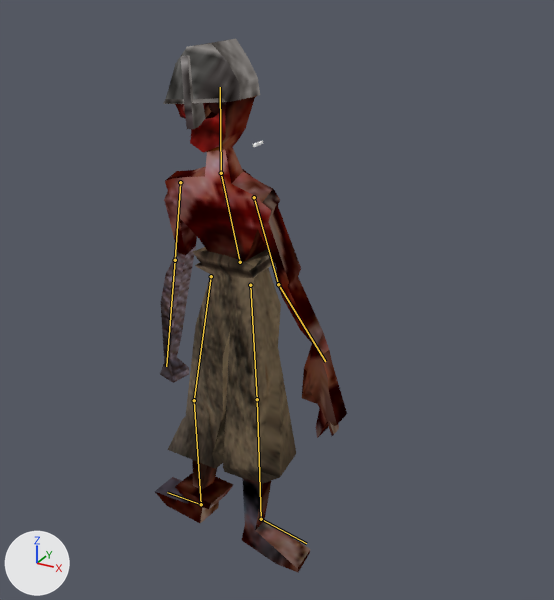
An edit to the Blender file assets/undead.blend, drawn before and after from the same camera.
Camera for both pictures: a 50 mm camera at (2.6, -4.36, 2.33) aimed at (0.03, 0.31, 0.0). The lights are fixed; the arrows at lower left show +X, +Y and +Z. The bones that bend it are drawn over the model as lines.
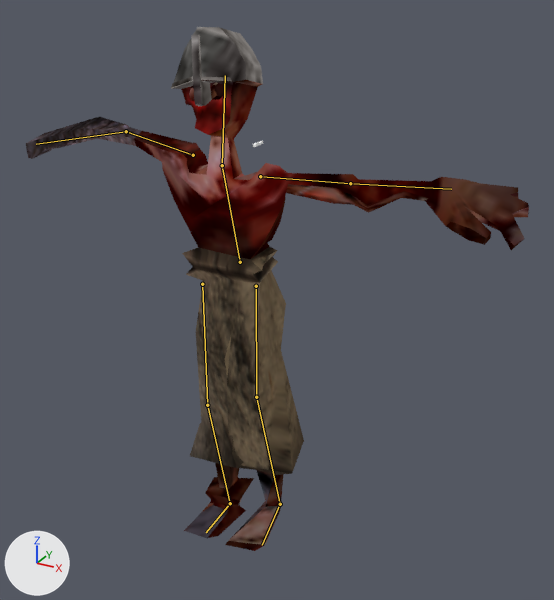
The newer file adds an action. The first version stands in its rest pose; the second is drawn at frame 0 of the action 'T-pose'.

Scene script edits in JSON lines:
```json
{"block": "bone_bone", "where": "bone_bone = bpy.data.objects['Armature'].pose.bones['Bone']"}
{"op": "set", "path": "bone_bone.rotation_quaternion", "old": "(1.0, 0.0, 0.0, 0.0)", "new": "(0.997, -0.069, 0.028, 0.034)", "note": "degrees (0, 0, 0) -> degrees (-8, 4, 4)"}
{"block": "bone_bone_001", "where": "bone_bone_001 = bpy.data.objects['Armature'].pose.bones['Bone.001']  # child of 'Bone'"}
{"op": "set", "path": "bone_bone_001.rotation_quaternion", "old": "(1.0, 0.0, 0.0, 0.0)", "new": "(0.999, -0.043, 0.01, 0.005)", "note": "degrees (0, 0, 0) -> degrees (-5, 1, 1)"}
{"block": "bone_bone_003", "where": "bone_bone_003 = bpy.data.objects['Armature'].pose.bones['Bone.003']  # child of 'Bone'"}
{"op": "set", "path": "bone_bone_003.location", "old": "(0.0, 0.0, 0.0)", "new": "(-0.006, -0.056, -0.098)"}
{"op": "set", "path": "bone_bone_003.rotation_quaternion", "old": "(1.0, 0.0, 0.0, 0.0)", "new": "(0.782, 0.081, -0.252, 0.564)", "note": "degrees (0, 0, 0) -> degrees (-10, -29, 74)"}
{"op": "set", "path": "bone_bone_003.scale", "old": "(1.0, 1.0, 1.0)", "new": "(1.03, 1.03, 1.03)"}
{"block": "bone_bone_004", "where": "bone_bone_004 = bpy.data.objects['Armature'].pose.bones['Bone.004']  # child of 'Bone.003'"}
{"op": "set", "path": "bone_bone_004.rotation_quaternion", "old": "(1.0, 0.0, 0.0, 0.0)", "new": "(0.988, 0.009, 0.035, -0.15)", "note": "degrees (0, 0, 0) -> degrees (0, 4, -17)"}
{"op": "set", "path": "bone_bone_004.scale", "old": "(1.0, 1.0, 1.0)", "new": "(1.03, 1.03, 1.03)"}
{"block": "bone_bone_005", "where": "bone_bone_005 = bpy.data.objects['Armature'].pose.bones['Bone.005']  # child of 'Bone'"}
{"op": "set", "path": "bone_bone_005.location", "old": "(0.0, 0.0, 0.0)", "new": "(0.006, -0.168, -0.132)"}
{"op": "set", "path": "bone_bone_005.rotation_quaternion", "old": "(1.0, 0.0, 0.0, 0.0)", "new": "(0.732, -0.114, 0.014, -0.672)", "note": "degrees (0, 0, 0) -> degrees (-11, -8, -84)"}
{"op": "set", "path": "bone_bone_005.scale", "old": "(1.0, 1.0, 1.0)", "new": "(1.07, 1.07, 1.07)"}
{"block": "bone_bone_006", "where": "bone_bone_006 = bpy.data.objects['Armature'].pose.bones['Bone.006']  # child of 'Bone.005'"}
{"op": "set", "path": "bone_bone_006.rotation_quaternion", "old": "(1.0, 0.0, 0.0, 0.0)", "new": "(0.999, -0.033, 0.002, -0.009)", "note": "degrees (0, 0, 0) -> degrees (-4, 0, -1)"}
{"block": "bone_bone_007", "where": "bone_bone_007 = bpy.data.objects['Armature'].pose.bones['Bone.007']  # child of 'Bone'"}
{"op": "set", "path": "bone_bone_007.location", "old": "(0.0, 0.0, 0.0)", "new": "(-0.053, 0.027, 0.013)"}
{"op": "set", "path": "bone_bone_007.rotation_quaternion", "old": "(1.0, 0.0, 0.0, 0.0)", "new": "(0.971, -0.182, -0.007, -0.157)", "note": "degrees (0, 0, 0) -> degrees (-21, -4, -18)"}
{"op": "set", "path": "bone_bone_007.scale", "old": "(1.0, 1.0, 1.0)", "new": "(1.1, 1.1, 1.1)"}
{"block": "bone_bone_008", "where": "bone_bone_008 = bpy.data.objects['Armature'].pose.bones['Bone.008']  # child of 'Bone.007'"}
{"op": "set", "path": "bone_bone_008.rotation_quaternion", "old": "(1.0, 0.0, 0.0, 0.0)", "new": "(0.992, 0.02, -0.022, 0.127)", "note": "degrees (0, 0, 0) -> degrees (2, -3, 15)"}
{"block": "bone_bone_009", "where": "bone_bone_009 = bpy.data.objects['Armature'].pose.bones['Bone.009']  # child of 'Bone.008'"}
{"op": "set", "path": "bone_bone_009.rotation_quaternion", "old": "(1.0, 0.0, 0.0, 0.0)", "new": "(0.738, 0.674, 0.007, 0.045)", "note": "degrees (0, 0, 0) -> degrees (85, -3, 4)"}
{"block": "bone_bone_010", "where": "bone_bone_010 = bpy.data.objects['Armature'].pose.bones['Bone.010']  # child of 'Bone'"}
{"op": "set", "path": "bone_bone_010.location", "old": "(0.0, 0.0, 0.0)", "new": "(0.117, 0.086, -0.088)"}
{"op": "set", "path": "bone_bone_010.rotation_quaternion", "old": "(1.0, 0.0, 0.0, 0.0)", "new": "(0.993, -0.111, -0.011, 0.029)", "note": "degrees (0, 0, 0) -> degrees (-13, -1, 3)"}
{"block": "bone_bone_011", "where": "bone_bone_011 = bpy.data.objects['Armature'].pose.bones['Bone.011']  # child of 'Bone.010'"}
{"op": "set", "path": "bone_bone_011.rotation_quaternion", "old": "(1.0, 0.0, 0.0, 0.0)", "new": "(1.0, -0.002, 0.0, -0.012)", "note": "degrees (0, 0, 0) -> degrees (0, 0, -1)"}
{"block": "bone_bone_012", "where": "bone_bone_012 = bpy.data.objects['Armature'].pose.bones['Bone.012']  # child of 'Bone.011'"}
{"op": "set", "path": "bone_bone_012.rotation_quaternion", "old": "(1.0, 0.0, 0.0, 0.0)", "new": "(0.753, 0.657, -0.028, 0.037)", "note": "degrees (0, 0, 0) -> degrees (82, -5, 1)"}
```

Location of each change, [x1, y1, x2, y2] in pixels of the pictures (554 x 600 px):
```json
{"object": "Plane", "change": "posed", "before": [154, 39, 347, 572], "after": [26, 27, 529, 551], "on screen": "160% wider"}
{"bone": "Bone", "before": "(240, 262) to (221, 173)", "after": "(240, 262) to (222, 165)"}
{"bone": "Bone.001", "before": "(221, 173) to (220, 87)", "after": "(222, 165) to (225, 75)"}
{"bone": "Bone.003", "before": "(254, 197) to (278, 284)", "after": "(260, 176) to (350, 183)"}
{"bone": "Bone.004", "before": "(278, 284) to (325, 361)", "after": "(350, 183) to (451, 189)"}
{"bone": "Bone.005", "before": "(180, 182) to (175, 260)", "after": "(193, 155) to (126, 131)"}
{"bone": "Bone.006", "before": "(175, 260) to (166, 366)", "after": "(126, 131) to (36, 144)"}
{"bone": "Bone.007", "before": "(250, 285) to (257, 399)", "after": "(256, 286) to (256, 397)"}
{"bone": "Bone.008", "before": "(257, 399) to (261, 519)", "after": "(256, 397) to (280, 504)"}
{"bone": "Bone.009", "before": "(261, 519) to (306, 543)", "after": "(280, 504) to (262, 545)"}
{"bone": "Bone.010", "before": "(211, 276) to (194, 400)", "after": "(202, 284) to (207, 405)"}
{"bone": "Bone.011", "before": "(194, 400) to (201, 504)", "after": "(207, 405) to (230, 503)"}
{"bone": "Bone.012", "before": "(201, 504) to (167, 492)", "after": "(230, 503) to (206, 532)"}
```
